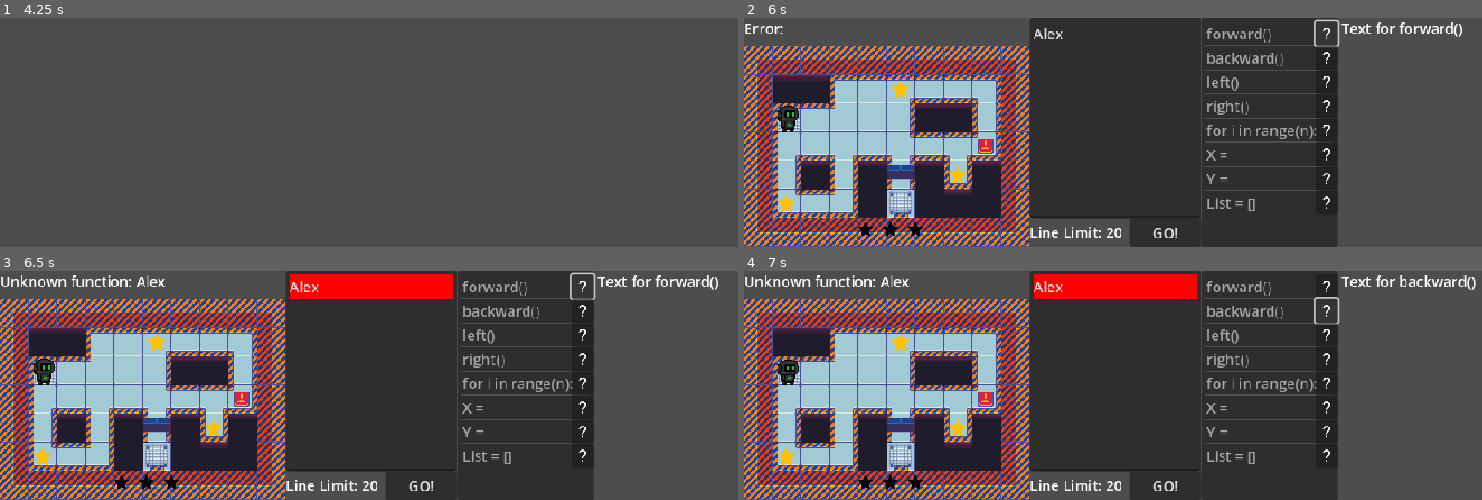
Above: before the commit, frames 1-4 (two rows, left to right).
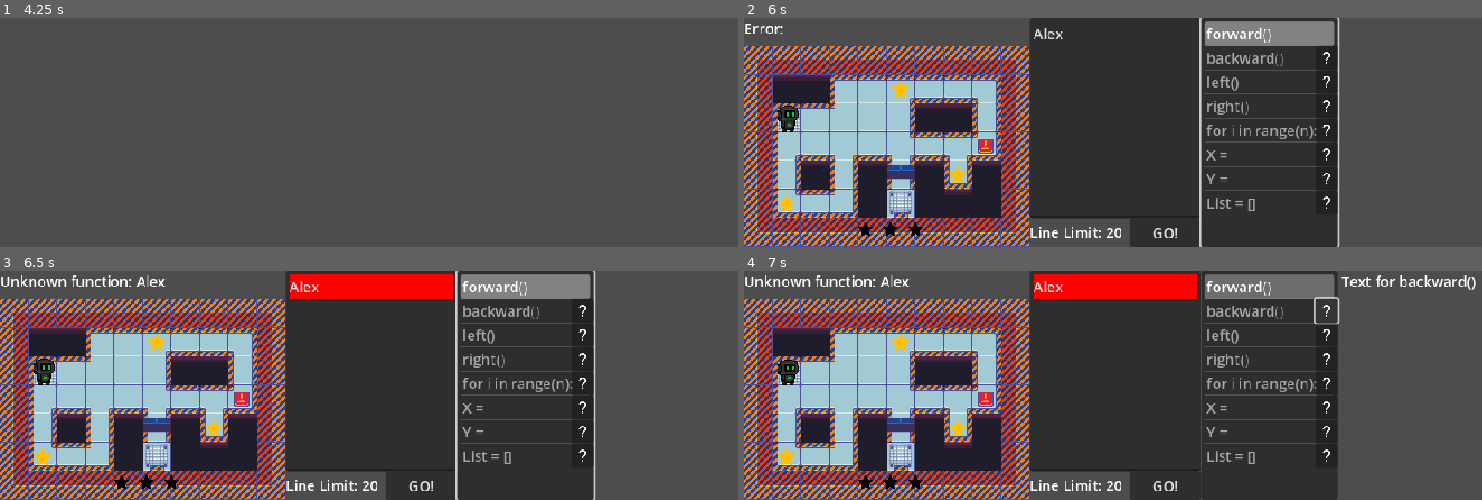
Above: after the commit, the same moments.

Repository: BingloGames/Robot-Bachelor
Game: Godot game, scene res://start_menu.tscn
The game is run twice, just before and just after one commit, with the same random seed, the same clock (stepped at 60 frames per second) and the same inputs.
Inputs (mouse positions are in pixels of both pictures, inside the frame that each line leads up to):
- Up to frame 1 (4.25 s): click "Start" at 0.5 s; click "2 Player" at 1.25 s; click "1 Player" at 2 s; tap Enter (ui_accept) at 2.75, 3.02 s; move the mouse to (575, 121) at 2.77 s; click "5" at 3.5 s
- Up to frame 2 (6 s): tap Enter (ui_accept) at 4.25, 4.52 s; move the mouse to (987, 143) at 4.27 s; click (1113, 118) at 5.02 s; type "Alex" at 5.1 s; click (1327, 34) at 5.77 s
- Up to frame 3 (6.5 s): no input
- Up to frame 4 (7 s): click (1327, 309) at 6.52 s

Frame 1 is identical in both runs. In frame 2, 3.1% of the frame differs, in the area x 61-98%, y 0-100%; in frame 3, 3.1%; in frame 4, 1.9%.
Error after the commit: Attempt to call function 'show' in base 'null instance' on a null instance. (res://item_list.gd:16)

Commit message:
item list button

Diff:
--- a/robot-project/door.gd
+++ b/robot-project/door.gd
@@ -13,3 +13,8 @@
 
 func finished() -> void:
 	get_node("/root/Node2D/code").running_code = true
+
+
+func reset() -> void:
+	get_node("Sprite2D").frame = 0
+	get_node("CollisionShape2D").call_deferred("set_disabled", false)
--- a/robot-project/global.gd
+++ b/robot-project/global.gd
@@ -28,6 +28,11 @@
 	get_node("/root/Node2D/code").stop_running_code()
 
 
+	if get_node("/root/Node2D").has_node("doors"):
+		for door in get_node("/root/Node2D/doors").get_children():
+			door.reset()
+
+
 	if get_node("/root/Node2D").has_node("items"):
 		for item in get_node("/root/Node2D/items").get_children():
 			item.respawn()
--- a/robot-project/input_pop_up.gd
+++ b/robot-project/input_pop_up.gd
@@ -38,6 +38,7 @@
 	get_node("Input pop up").show()
 	set_mouse_filter(MOUSE_FILTER_STOP)
 
+
 func _on_button_pressed() -> void:
 	var line = get_node("TextEdit").get_line(0)
 	var line_array = line.strip_edges().to_lower().split(" ")
@@ -48,6 +49,7 @@
 			get_node("Input pop up").hide()
 			set_mouse_filter(MOUSE_FILTER_IGNORE)
 
+
 	if line_array[0] == "import":
 		if line_array[1] == "left()":
 			if left_counter == 1:
@@ -56,7 +58,7 @@
 				get_node("/root/Node2D/Container/ItemList").add_item("left()")
 				Counter += 1
 				left_counter += 1
-				var button = "/root/Node2D/Container/Button" + str(Counter+itemsInItemList)
+				var button = "/root/Node2D/Container/" + str(Counter+itemsInItemList)
 				get_node(button).show()
 				if Counter == 2:
 					get_node("/root/Node2D/Input pop up").hide()
@@ -70,7 +72,7 @@
 				get_node("/root/Node2D/Container/ItemList").add_item("right()")
 				Counter += 1
 				right_counter += 1
-				var button = "/root/Node2D/Container/Button" + str(Counter+itemsInItemList)
+				var button = "/root/Node2D/Container/" + str(Counter+itemsInItemList)
 				get_node(button).show()
 				if Counter == 2:
 					get_node("/root/Node2D/Input pop up").hide()
--- a/robot-project/item_list.gd
+++ b/robot-project/item_list.gd
@@ -12,19 +12,25 @@
 func _ready() -> void:
 	for i in range(items):
 		get_node("ItemList").add_item(itemsList[i])
-		var button = "Button" + str(i+1)
+		var button = str(i+1)
 		get_node(button).show()
 
 
-# Called every frame. 'delta' is the elapsed time since the previous frame.
-func _process(delta: float) -> void:
 	get_node("ItemList").set_allow_rmb_select(true)
 	get_node("ItemList").set_allow_reselect(true)
 
 
-#Button 1:
-func _on_button_1_mouse_entered() -> void:
-	item = get_node("ItemList").get_item_text(0)
+# Called every frame. 'delta' is the elapsed time since the previous frame.
+#func _process(delta: float) -> void:
+#	get_node("ItemList").set_allow_rmb_select(true)
+#	get_node("ItemList").set_allow_reselect(true)
+
+
+func _on_button_mouse_entered(source: Button) -> void:
+	var item_num = int(source.name)
+	item = get_node("ItemList").get_item_text(item_num)
+
+
 	var file_path = path + language + item + ".txt"
 	if FileAccess.file_exists(file_path):
 		var file = FileAccess.open(file_path, FileAccess.READ)
@@ -34,137 +40,11 @@
 		else:
 			print("Error opening file: ", file)
 	get_node("Text").show()
-	pass # Replace with function body.
 
-func _on_button_1_mouse_exited() -> void:
+
+func _on_button_mouse_exited() -> void:
 	get_node("Text").hide()
-	pass # Replace with function body.
 
-#Button 2:
-func _on_button_2_mouse_entered() -> void:
-	item = get_node("ItemList").get_item_text(1)
-	var file_path = path + language + item + ".txt"
-	if FileAccess.file_exists(file_path):
-		var file = FileAccess.open(file_path, FileAccess.READ)
-		if file:
-			var content = file.get_as_text()
-			get_node("Text").set_text(content)
-		else:
-			print("Error opening file: ", file)
-	get_node("Text").show()
-	pass # Replace with function body.
-
-func _on_button_2_mouse_exited() -> void:
-	get_node("Text").hide()
-	pass # Replace with function body.
-
-#Button 3:
-func _on_button_3_mouse_entered() -> void:
-	item = get_node("ItemList").get_item_text(2)
-	var file_path = path + language + item + ".txt"
-	if FileAccess.file_exists(file_path):
-		var file = FileAccess.open(file_path, FileAccess.READ)
-		if file:
-			var content = file.get_as_text()
-			get_node("Text").set_text(content)
-		else:
-			print("Error opening file: ", file)
-	get_node("Text").show()
-	pass # Replace with function body.
-
-func _on_button_3_mouse_exited() -> void:
-	get_node("Text").hide()
-	pass # Replace with function body.
-
-#Button 4:
-func _on_button_4_mouse_entered() -> void:
-	item = get_node("ItemList").get_item_text(3)
-	var file_path = path + language + item + ".txt"
-	if FileAccess.file_exists(file_path):
-		var file = FileAccess.open(file_path, FileAccess.READ)
-		if file:
-			var content = file.get_as_text()
-			get_node("Text").set_text(content)
-		else:
-			print("Error opening file: ", file)
-	get_node("Text").show()
-	pass # Replace with function body.
-
-func _on_button_4_mouse_exited() -> void:
-	get_node("Text").hide()
-	pass # Replace with function body.
-
-#Button 5:
-func _on_button_5_mouse_entered() -> void:
-	item = get_node("ItemList").get_item_text(4)
-	var file_path = path + language + item + ".txt"
-	if FileAccess.file_exists(file_path):
-		var file = FileAccess.open(file_path, FileAccess.READ)
-		if file:
-			var content = file.get_as_text()
-			get_node("Text").set_text(content)
-		else:
-			print("Error opening file: ", file)
-	get_node("Text").show()
-	pass # Replace with function body.
-
-func _on_button_5_mouse_exited() -> void:
-	get_node("Text").hide()
-	pass # Replace with function body.
-
-#Button 6:
-func _on_button_6_mouse_entered() -> void:
-	item = get_node("ItemList").get_item_text(5)
-	var file_path = path + language + item + ".txt"
-	if FileAccess.file_exists(file_path):
-		var file = FileAccess.open(file_path, FileAccess.READ)
-		if file:
-			var content = file.get_as_text()
-			get_node("Text").set_text(content)
-		else:
-			print("Error opening file: ", file)
-	get_node("Text").show()
-	pass # Replace with function body.
-
-func _on_button_6_mouse_exited() -> void:
-	get_node("Text").hide()
-	pass # Replace with function body.
-
-#Button 7:
-func _on_button_7_mouse_entered() -> void:
-	item = get_node("ItemList").get_item_text(6)
-	var file_path = path + language + item + ".txt"
-	if FileAccess.file_exists(file_path):
-		var file = FileAccess.open(file_path, FileAccess.READ)
-		if file:
-			var content = file.get_as_text()
-			get_node("Text").set_text(content)
-		else:
-			print("Error opening file: ", file)
-	get_node("Text").show()
-	pass # Replace with function body.
-
-func _on_button_7_mouse_exited() -> void:
-	get_node("Text").hide()
-	pass # Replace with function body.
-
-#Button 8:
-func _on_button_8_mouse_entered() -> void:
-	item = get_node("ItemList").get_item_text(7)
-	var file_path = path + language + item + ".txt"
-	if FileAccess.file_exists(file_path):
-		var file = FileAccess.open(file_path, FileAccess.READ)
-		if file:
-			var content = file.get_as_text()
-			get_node("Text").set_text(content)
-		else:
-			print("Error opening file: ", file)
-	get_node("Text").show()
-	pass # Replace with function body.
-
-func _on_button_8_mouse_exited() -> void:
-	get_node("Text").hide()
-	pass # Replace with function body.
 
 #Function so when we click on a function from the item list, it gets pasted in to the coding window:
 func _on_item_clicked(index: int, at_position: Vector2, mouse_button_index: int) -> void:
--- a/robot-project/item_list.tscn
+++ b/robot-project/item_list.tscn
@@ -23,7 +23,7 @@
 offset_right = 384.0
 offset_bottom = 256.0
 
-[node name="Button1" type="Button" parent="."]
+[node name="0" type="Button" parent="."]
 visible = false
 layout_mode = 0
 offset_left = 128.0
@@ -34,7 +34,7 @@
 icon_alignment = 1
 expand_icon = true
 
-[node name="Button2" type="Button" parent="."]
+[node name="1" type="Button" parent="."]
 visible = false
 layout_mode = 0
 offset_left = 128.0
@@ -45,7 +45,7 @@
 icon_alignment = 1
 expand_icon = true
 
-[node name="Button3" type="Button" parent="."]
+[node name="2" type="Button" parent="."]
 visible = false
 layout_mode = 0
 offset_left = 128.0
@@ -56,7 +56,7 @@
 icon_alignment = 1
 expand_icon = true
 
-[node name="Button4" type="Button" parent="."]
+[node name="3" type="Button" parent="."]
 visible = false
 layout_mode = 0
 offset_left = 128.0
@@ -67,7 +67,7 @@
 icon_alignment = 1
 expand_icon = true
 
-[node name="Button5" type="Button" parent="."]
+[node name="4" type="Button" parent="."]
 visible = false
 layout_mode = 0
 offset_left = 128.0
@@ -78,7 +78,7 @@
 icon_alignment = 1
 expand_icon = true
 
-[node name="Button6" type="Button" parent="."]
+[node name="5" type="Button" parent="."]
 visible = false
 layout_mode = 0
 offset_left = 128.0
@@ -89,7 +89,7 @@
 icon_alignment = 1
 expand_icon = true
 
-[node name="Button7" type="Button" parent="."]
+[node name="6" type="Button" parent="."]
 visible = false
 layout_mode = 0
 offset_left = 128.0
@@ -100,7 +100,7 @@
 icon_alignment = 1
 expand_icon = true
 
-[node name="Button8" type="Button" parent="."]
+[node name="7" type="Button" parent="."]
 visible = false
 layout_mode = 0
 offset_left = 128.0
@@ -112,19 +112,19 @@
 expand_icon = true
 
 [connection signal="item_clicked" from="ItemList" to="." method="_on_item_clicked"]
-[connection signal="mouse_entered" from="Button1" to="." method="_on_button_1_mouse_entered"]
-[connection signal="mouse_exited" from="Button1" to="." method="_on_button_1_mouse_exited"]
-[connection signal="mouse_entered" from="Button2" to="." method="_on_button_2_mouse_entered"]
-[connection signal="mouse_exited" from="Button2" to="." method="_on_button_2_mouse_exited"]
-[connection signal="mouse_entered" from="Button3" to="." method="_on_button_3_mouse_entered"]
-[connection signal="mouse_exited" from="Button3" to="." method="_on_button_3_mouse_exited"]
-[connection signal="mouse_entered" from="Button4" to="." method="_on_button_4_mouse_entered"]
-[connection signal="mouse_exited" from="Button4" to="." method="_on_button_4_mouse_exited"]
-[connection signal="mouse_entered" from="Button5" to="." method="_on_button_5_mouse_entered"]
-[connection signal="mouse_exited" from="Button5" to="." method="_on_button_5_mouse_exited"]
-[connection signal="mouse_entered" from="Button6" to="." method="_on_button_6_mouse_entered"]
-[connection signal="mouse_exited" from="Button6" to="." method="_on_button_6_mouse_exited"]
-[connection signal="mouse_entered" from="Button7" to="." method="_on_button_7_mouse_entered"]
-[connection signal="mouse_exited" from="Button7" to="." method="_on_button_7_mouse_exited"]
-[connection signal="mouse_entered" from="Button8" to="." method="_on_button_8_mouse_entered"]
-[connection signal="mouse_exited" from="Button8" to="." method="_on_button_8_mouse_exited"]
+[connection signal="mouse_entered" from="0" to="." method="_on_button_mouse_entered" flags=18]
+[connection signal="mouse_exited" from="0" to="." method="_on_button_mouse_exited"]
+[connection signal="mouse_entered" from="1" to="." method="_on_button_mouse_entered" flags=18]
+[connection signal="mouse_exited" from="1" to="." method="_on_button_mouse_exited"]
+[connection signal="mouse_entered" from="2" to="." method="_on_button_mouse_entered" flags=18]
+[connection signal="mouse_exited" from="2" to="." method="_on_button_mouse_exited"]
+[connection signal="mouse_entered" from="3" to="." method="_on_button_mouse_entered" flags=18]
+[connection signal="mouse_exited" from="3" to="." method="_on_button_mouse_exited" flags=18]
+[connection signal="mouse_entered" from="4" to="." method="_on_button_mouse_entered" flags=18]
+[connection signal="mouse_exited" from="4" to="." method="_on_button_mouse_exited"]
+[connection signal="mouse_entered" from="5" to="." method="_on_button_mouse_entered" flags=18]
+[connection signal="mouse_exited" from="5" to="." method="_on_button_mouse_exited"]
+[connection signal="mouse_entered" from="6" to="." method="_on_button_mouse_entered" flags=18]
+[connection signal="mouse_exited" from="6" to="." method="_on_button_mouse_exited"]
+[connection signal="mouse_entered" from="7" to="." method="_on_button_mouse_entered" flags=18]
+[connection signal="mouse_exited" from="7" to="." method="_on_button_mouse_exited"]
--- a/robot-project/levels/1 player/Level2.tscn
+++ b/robot-project/levels/1 player/Level2.tscn
@@ -68,6 +68,7 @@
 Answer = "answer ="
 
 [node name="Info pop up" parent="." instance=ExtResource("7_h2i1x")]
+visible = false
 anchors_preset = 0
 anchor_right = 0.0
 anchor_bottom = 0.0
